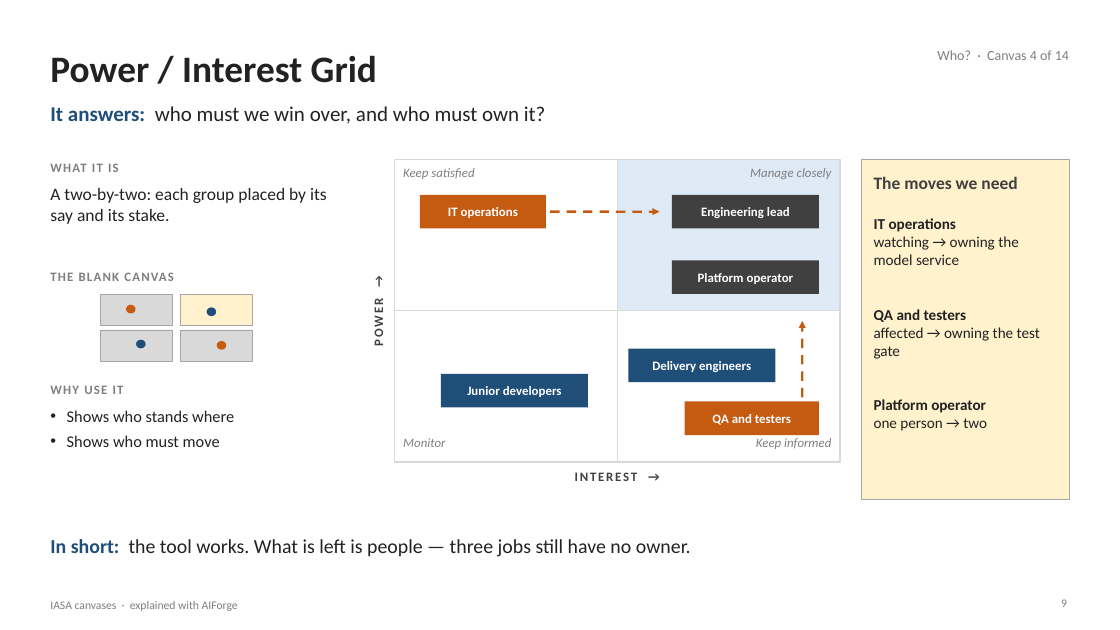
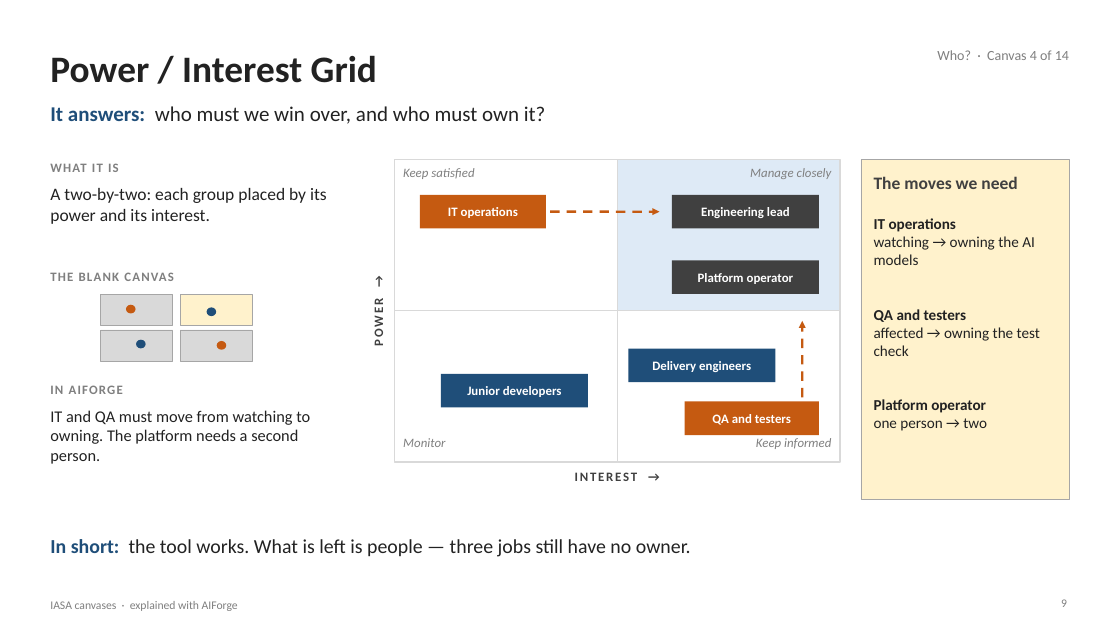
Before and after one commit to Manikanta-Reddy-Pasala/tools, a slide deck: slide 9 of course/iasa-aiforge/IASA-Canvases-with-AIForge.pptx. Drawn at 1120x630 pixels with LibreOffice and Linux fonts; fonts in the diff are those of the drawing. Boxes give left, top, right and bottom in pixels: in the first picture for what was removed or moved away, otherwise in the second. Text is boxed around its words. In the diff, an @@ line names an element or a change of style, - is before the commit and + after.

```diff
--- a/course/iasa-aiforge/IASA-Canvases-with-AIForge.pptx
+++ b/course/iasa-aiforge/IASA-Canvases-with-AIForge.pptx
@@ text at <box>50,188,327,224</box>: text changed @@
-A two-by-two: each group placed by its say and its stake.
+A two-by-two: each group placed by its power and its interest.
@@ text at <box>874,236,1035,265</box>: text changed @@
-watching → owning the model service
+watching → owning the AI models
@@ text at <box>874,327,1040,356</box>: text changed @@
-affected → owning the test gate
+affected → owning the test check
@@ text at <box>50,385,123,394</box>: text changed @@
-WHY USE IT
+IN AIFORGE
@@ text at <box>50,410,310,464</box>: text changed @@
-• Shows who stands where
-• Shows who must move
+IT and QA must move from watching to owning. The platform needs a second person.
```
Also in this commit, not shown: 16 other slides changed, 2 other files.
